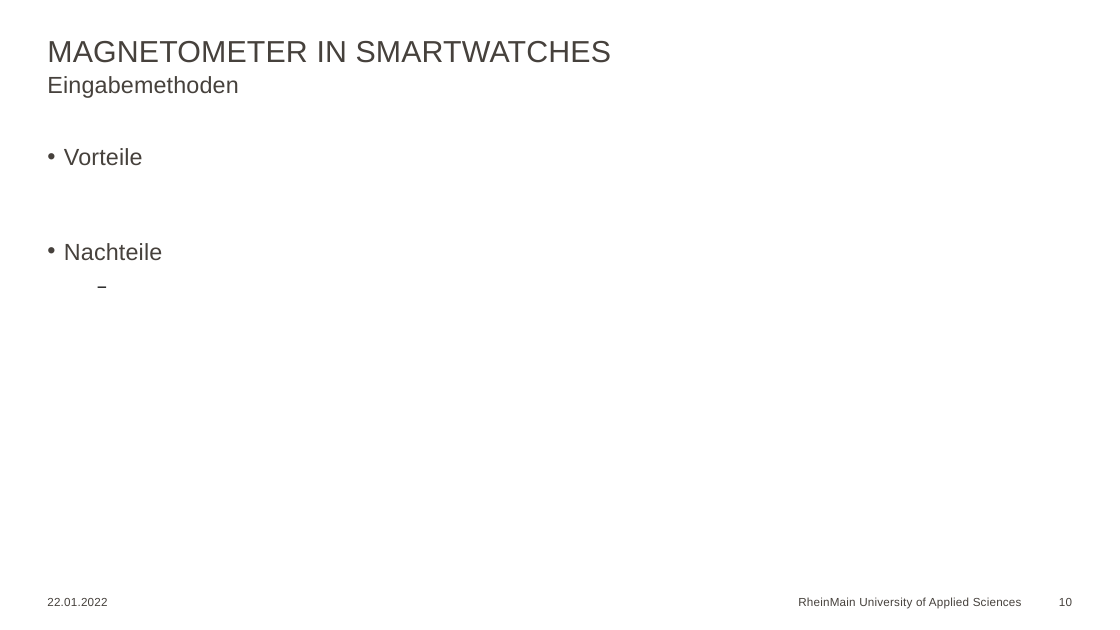
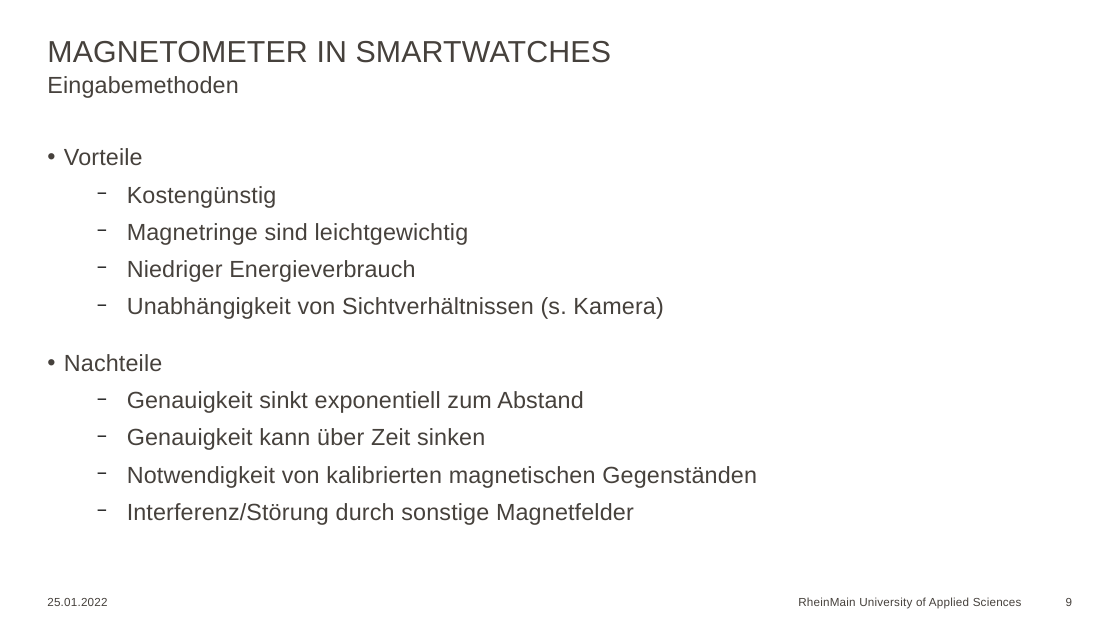
Before and after one commit to Georgios24816/hsrm, a slide deck: slide 9 of 5/Seminar/Georgios_Markou_10.odp (slide 10 before the commit). Drawn at 1120x630 pixels with LibreOffice and Linux fonts; fonts in the diff are those of the drawing; background and template pictures are left out. Boxes give left, top, right and bottom in pixels: in the first picture for what was removed or moved away, otherwise in the second. Text is boxed around its words. In the diff, an @@ line names an element or a change of style, - is before the commit and + after.

```diff
--- a/5/Seminar/Georgios_Markou_10.odp
+++ b/5/Seminar/Georgios_Markou_10.odp
@@ text at (x1=127, y1=186, x2=663, y2=319): paragraphs added @@
+  − Kostengünstig
+  − Magnetringe sind leichtgewichtig
+  − Niedriger Energieverbrauch
+  − Unabhängigkeit von Sichtverhältnissen (s. Kamera)
@@ text at (x1=127, y1=391, x2=757, y2=525): paragraphs added @@
+  − Genauigkeit sinkt exponentiell zum Abstand
+  − Genauigkeit kann über Zeit sinken
+  − Notwendigkeit von kalibrierten magnetischen Gegenständen
+  − Interferenz/Störung durch sonstige Magnetfelder
@@ text at (x1=47, y1=598, x2=107, y2=606): text changed @@
-22.01.2022
+25.01.2022
@@ page number at (x1=1066, y1=598, x2=1072, y2=606): text changed @@
-10
+9
```
Also in this commit, not shown: 11 other slides changed, 1 slide removed, 7 other files.
